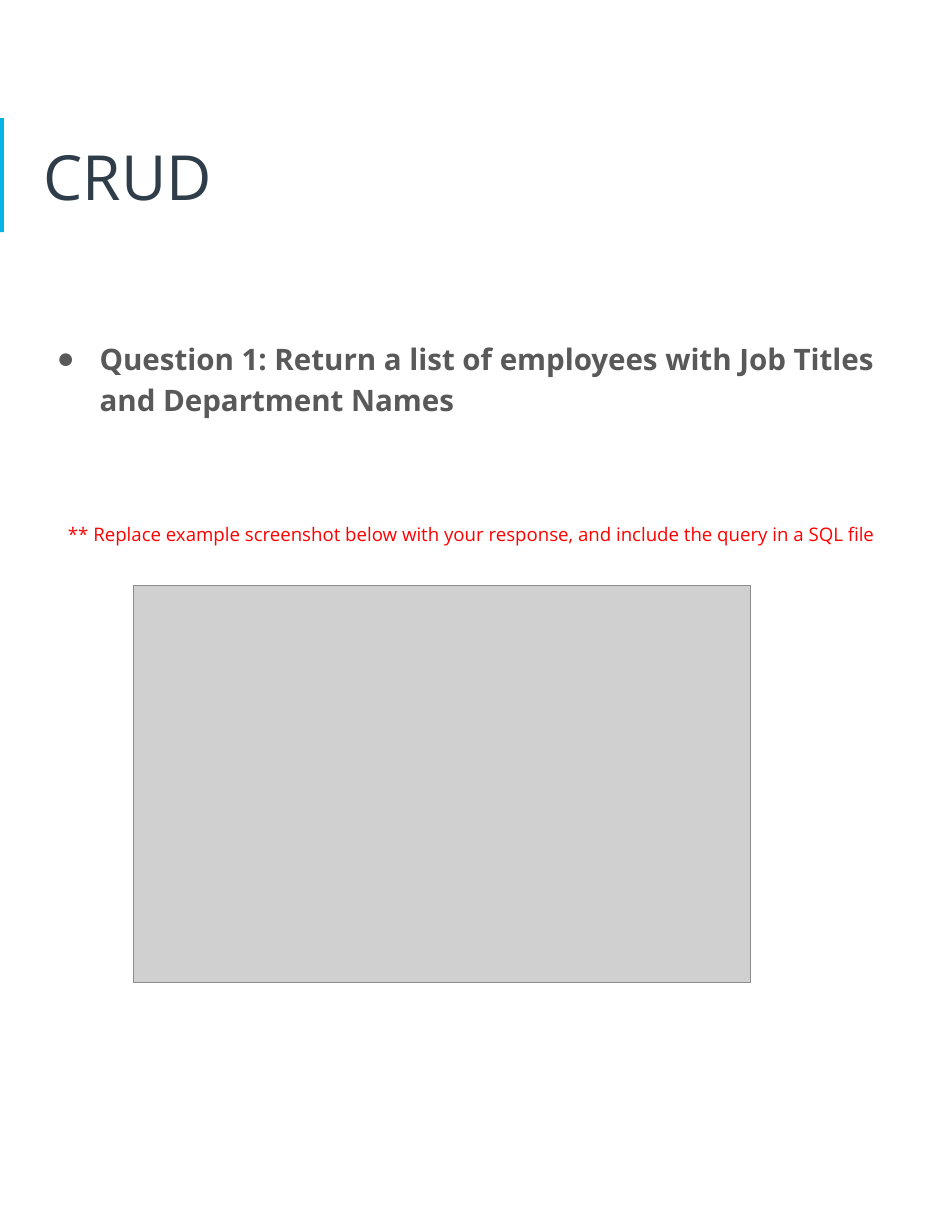
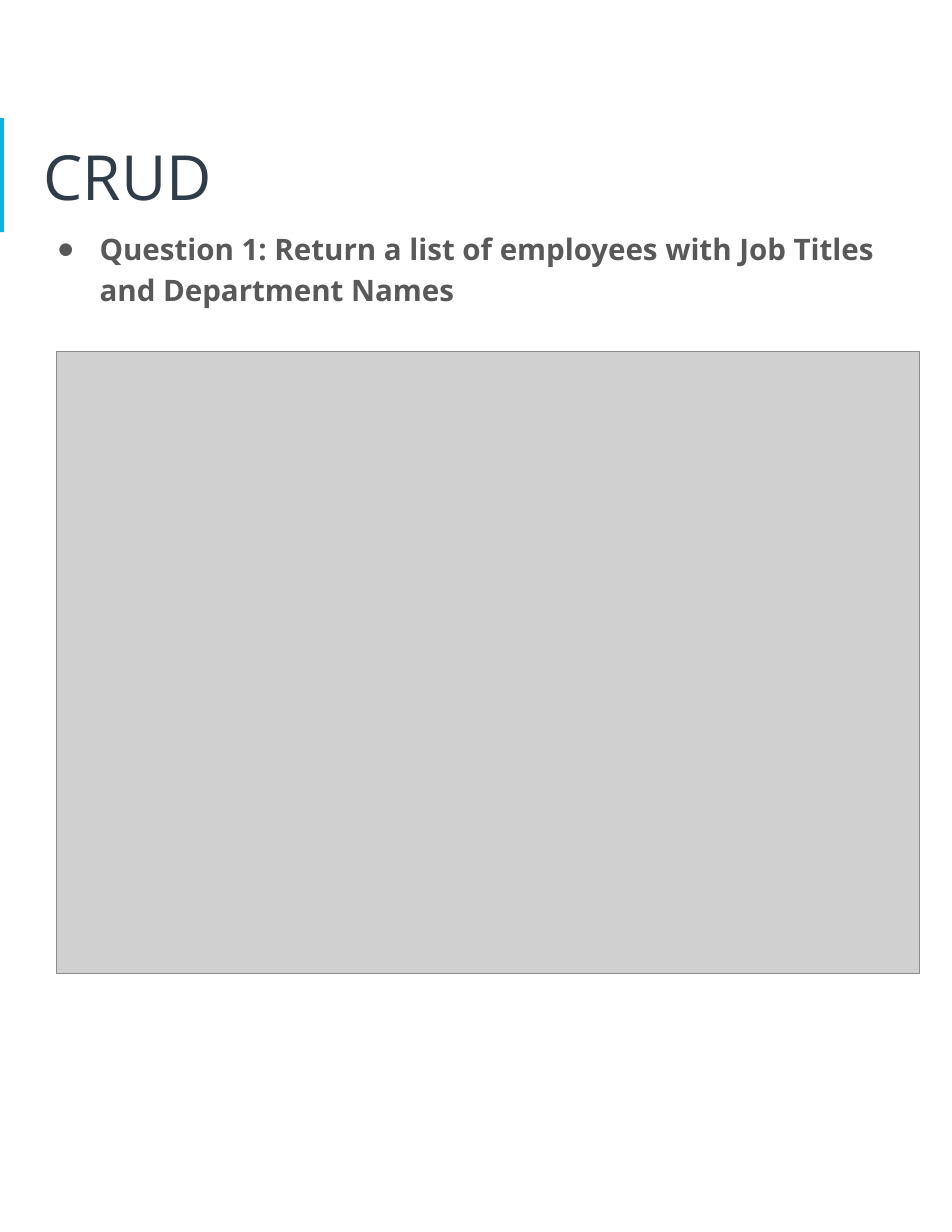
Before and after one commit to SwimLane2/udacity-ai-masters, a slide deck: slide 19 of Modules/03-Data-Architect/projects/Project 1 - Human Resources Database Design/report/HR_Database_Design_Project_Arjun_Avalakki_Mohan.pptx. Drawn at 952x1232 pixels with LibreOffice and Linux fonts; fonts in the diff are those of the drawing; grey boxes stand for pictures. Boxes give left, top, right and bottom in pixels: in the first picture for what was removed or moved away, otherwise in the second. Text is boxed around its words. In the diff, an @@ line names an element or a change of style, - is before the commit and + after.

```diff
--- a/Modules/03-Data-Architect/projects/Project 1 - Human Resources Database Design/report/HR_Database_Design_Project_Arjun_Avalakki_Mohan.pptx
+++ b/Modules/03-Data-Architect/projects/Project 1 - Human Resources Database Design/report/HR_Database_Design_Project_Arjun_Avalakki_Mohan.pptx
@@ text "Question 1: Return a list ...": place and size @@
-text "Question 1: Return a list ..." at box(93, 347, 874, 546)
+text "Question 1: Return a list ..." at box(100, 237, 874, 308)
@@ picture added at box(57, 352, 920, 973) @@
@@ text at box(93, 526, 874, 546): paragraph removed @@
-** Replace example screenshot below with your response, and include the query in a SQL file
@@ picture removed at box(133, 586, 750, 983) @@
```
Also in this commit, not shown: 8 other slides changed, 2 other files.
